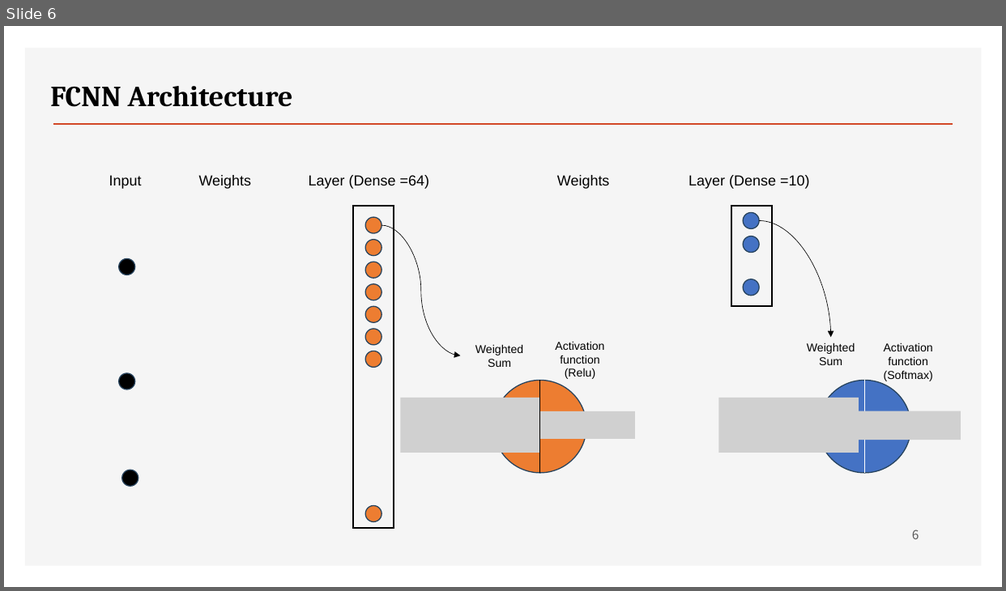
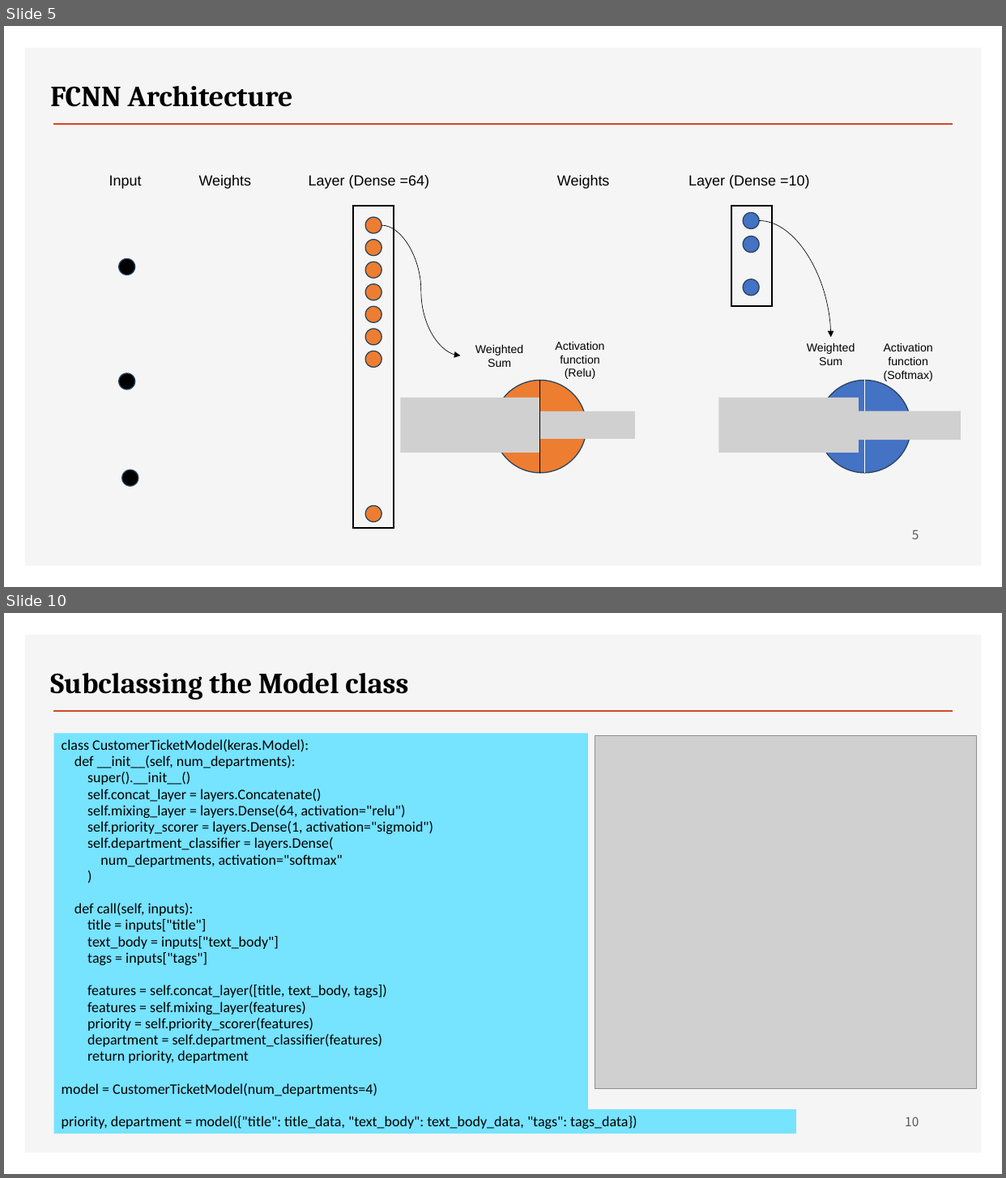
Before and after one commit to ancestor9/2026_Fall_Deep-Learning-with-Python, a slide deck: Chapter 07 A deep dive on Keras.pptx. Shown one above the other, each under a label of ours: slide 6 before the commit, slides 5 and 10 after it; the slides between them are not shown. The pictures are 1006x591 and 1006x1178 pixels, drawn with LibreOffice and Linux fonts; fonts in the diff are those of the drawing; grey boxes stand for pictures; background and template pictures are left out. Boxes give left, top, right and bottom in pixels: in the first picture for what was removed or moved away, otherwise in the second. Text is boxed around its words. In the diff, an @@ line names an element or a change of style, - is before the commit and + after.

```diff
--- a/Chapter 07 A deep dive on Keras.pptx
+++ b/Chapter 07 A deep dive on Keras.pptx
@@ slide 10 added at (x1=4, y1=613, x2=1002, y2=1174), background #FFFFFF; not listed: 2 template elements that a slide beside it also shows @@
@@ text added at (x1=50, y1=673, x2=408, y2=700), 28 pt, text #000000, bold @@
+Subclassing the Model class
@@ rectangle added at (x1=54, y1=734, x2=588, y2=1111), fill #76E3FF, 14 pt, text #000000 @@
+class CustomerTicketModel(keras.Model):
+def __init__(self, num_departments):
+super().__init__()
+self.concat_layer = layers.Concatenate()
+self.mixing_layer = layers.Dense(64, activation="relu")
+self.priority_scorer = layers.Dense(1, activation="sigmoid")
+self.department_classifier = layers.Dense(
+num_departments, activation="softmax"
+)
+def call(self, inputs):
+title = inputs["title"]
+text_body = inputs["text_body"]
+tags = inputs["tags"]
+features = self.concat_layer([title, text_body, tags])
+features = self.mixing_layer(features)
+priority = self.priority_scorer(features)
+department = self.department_classifier(features)
+return priority, department
+model = CustomerTicketModel(num_departments=4)
@@ picture added at (x1=594, y1=736, x2=977, y2=1088) @@
@@ rectangle added at (x1=54, y1=1110, x2=797, y2=1135), fill #76E3FF, 14 pt, text #000000 @@
+priority, department = model({"title": title_data, "text_body": text_body_data, "tags": tags_data})
@@ page number added at (x1=905, y1=1117, x2=918, y2=1127), 12 pt, text #595959 @@
+10
@@ what was slide 6 is now slide 5 @@
@@ page number at (x1=912, y1=530, x2=919, y2=540): text changed @@
-6
+5
```
Also in this commit, not shown: 3 slides changed, 3 other slides added.
